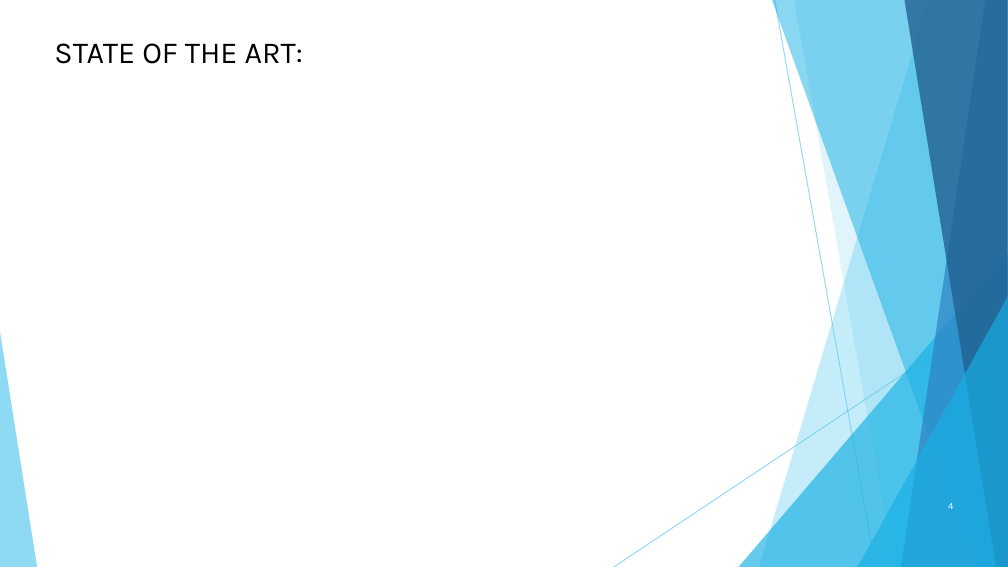
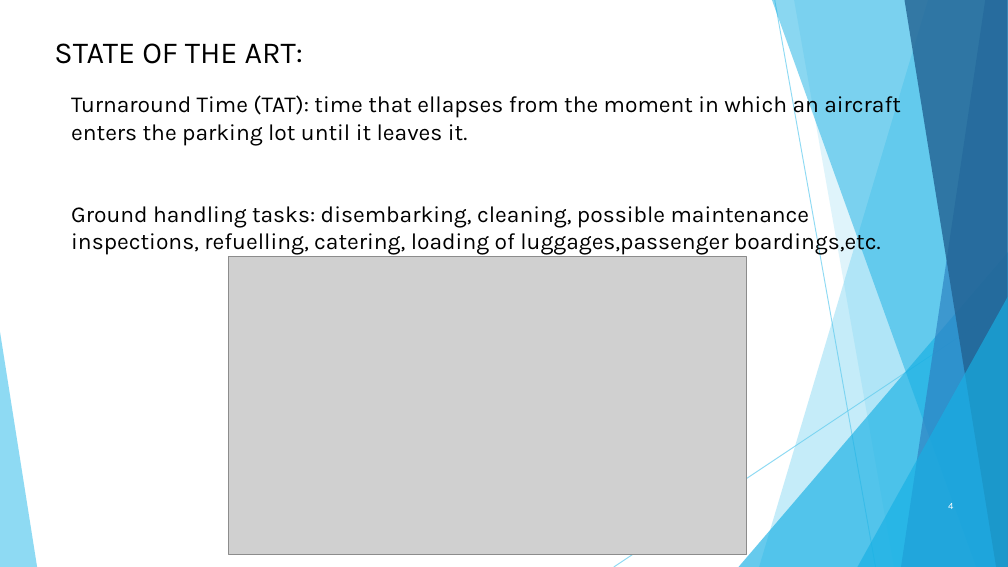
Before and after one commit to AlvaroRevi/Turnaround_TFM, a slide deck: slide 4 of PresentacionTFM.pptx. Drawn at 1008x567 pixels with LibreOffice and Linux fonts; fonts in the diff are those of the drawing; grey boxes stand for pictures. Boxes give left, top, right and bottom in pixels: in the first picture for what was removed or moved away, otherwise in the second. Text is boxed around its words. In the diff, an @@ line names an element or a change of style, - is before the commit and + after.

```diff
--- a/PresentacionTFM.pptx
+++ b/PresentacionTFM.pptx
@@ text added at (71,92,901,255), 18 pt, text #000000 @@
+Turnaround Time (TAT): time that ellapses from the moment in which an aircraft enters the parking lot until it leaves it.
+Ground handling tasks: disembarking, cleaning, possible maintenance inspections, refuelling, catering, loading of luggages,passenger boardings,etc.
@@ picture added at (228,257,746,554) @@
```
Also in this commit, not shown: 6 other slides changed, 1 slide added.
